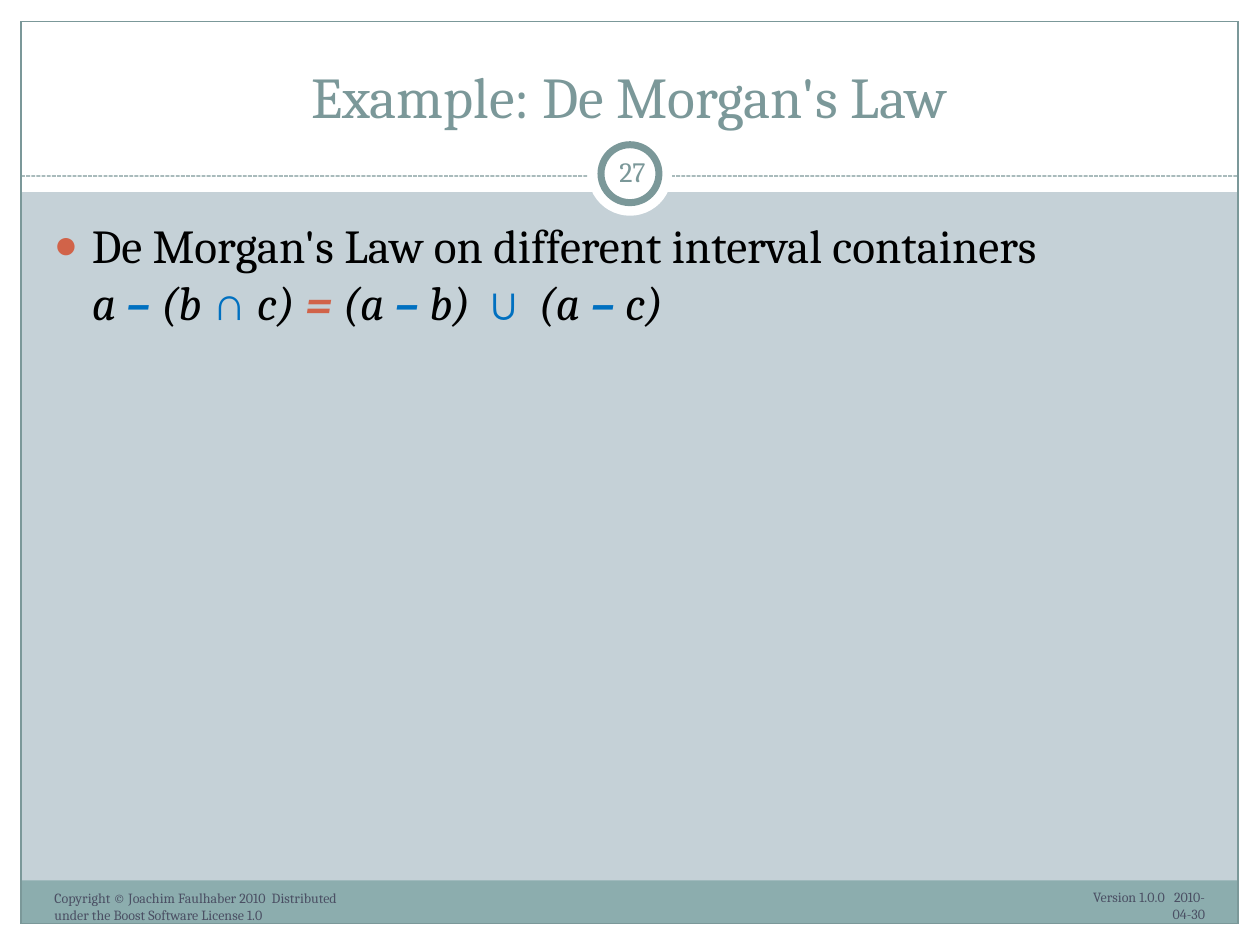
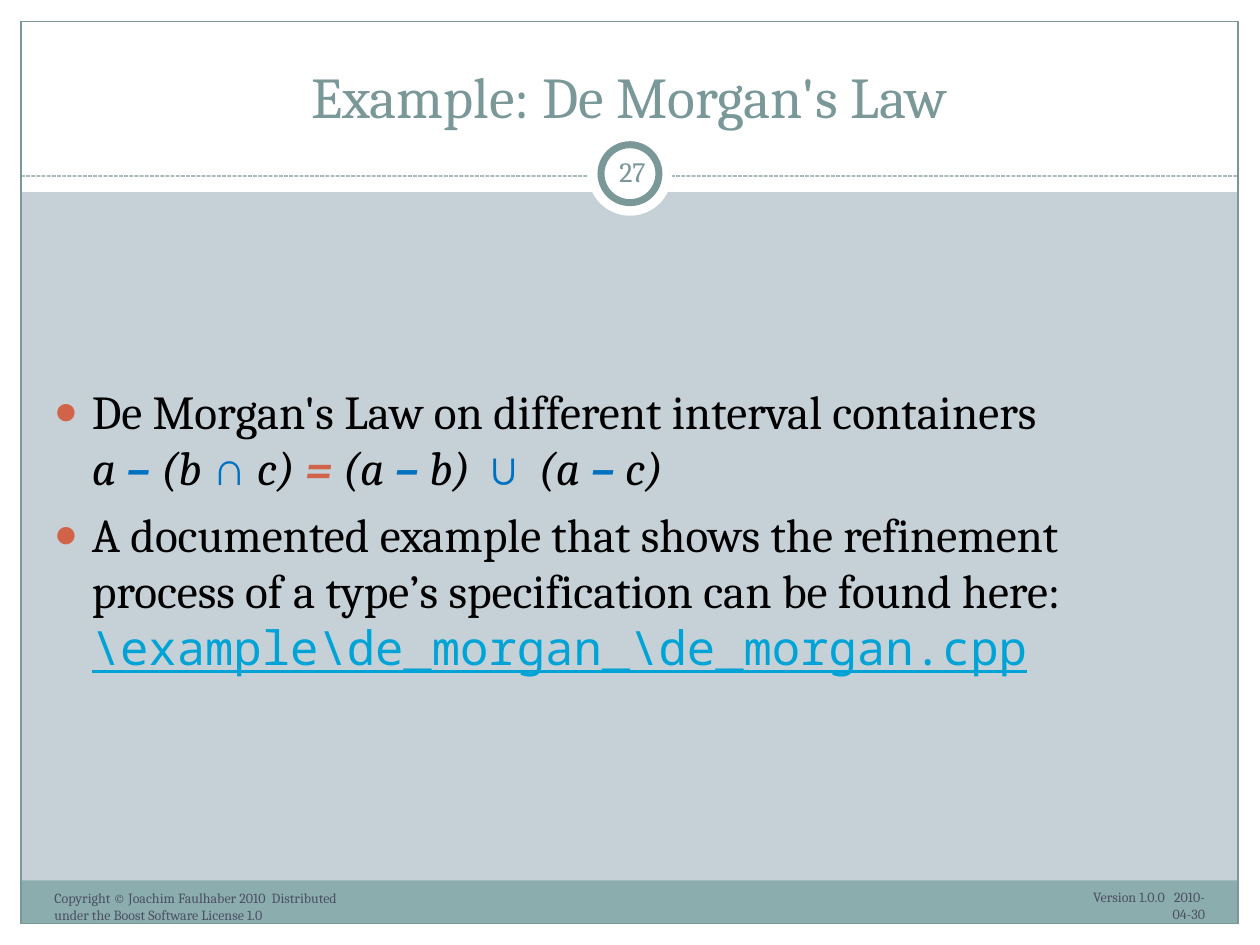
Before and after one commit to ryppl/boost-history, a slide deck: slide 27 of itl/libs/validate/doc/boostcon2010/BoostAlabaster.pptx. Drawn at 1260x945 pixels with LibreOffice and Linux fonts; fonts in the diff are those of the drawing. Boxes give left, top, right and bottom in pixels: in the first picture for what was removed or moved away, otherwise in the second. Text is boxed around its words. In the diff, an @@ line names an element or a change of style, - is before the commit and + after.

```diff
--- a/itl/libs/validate/doc/boostcon2010/BoostAlabaster.pptx
+++ b/itl/libs/validate/doc/boostcon2010/BoostAlabaster.pptx
@@ text "De Morgan's Law on different ..." at [92,395,1060,677]: vertical alignment top to middle @@
@@ text at [92,518,1060,677]: paragraph added @@
+● A documented example that shows the refinement process of a type’s specification can be found here:
+  \example\de_morgan_\de_morgan.cpp
```
Also in this commit, not shown: 9 other slides changed, 1 other file.
